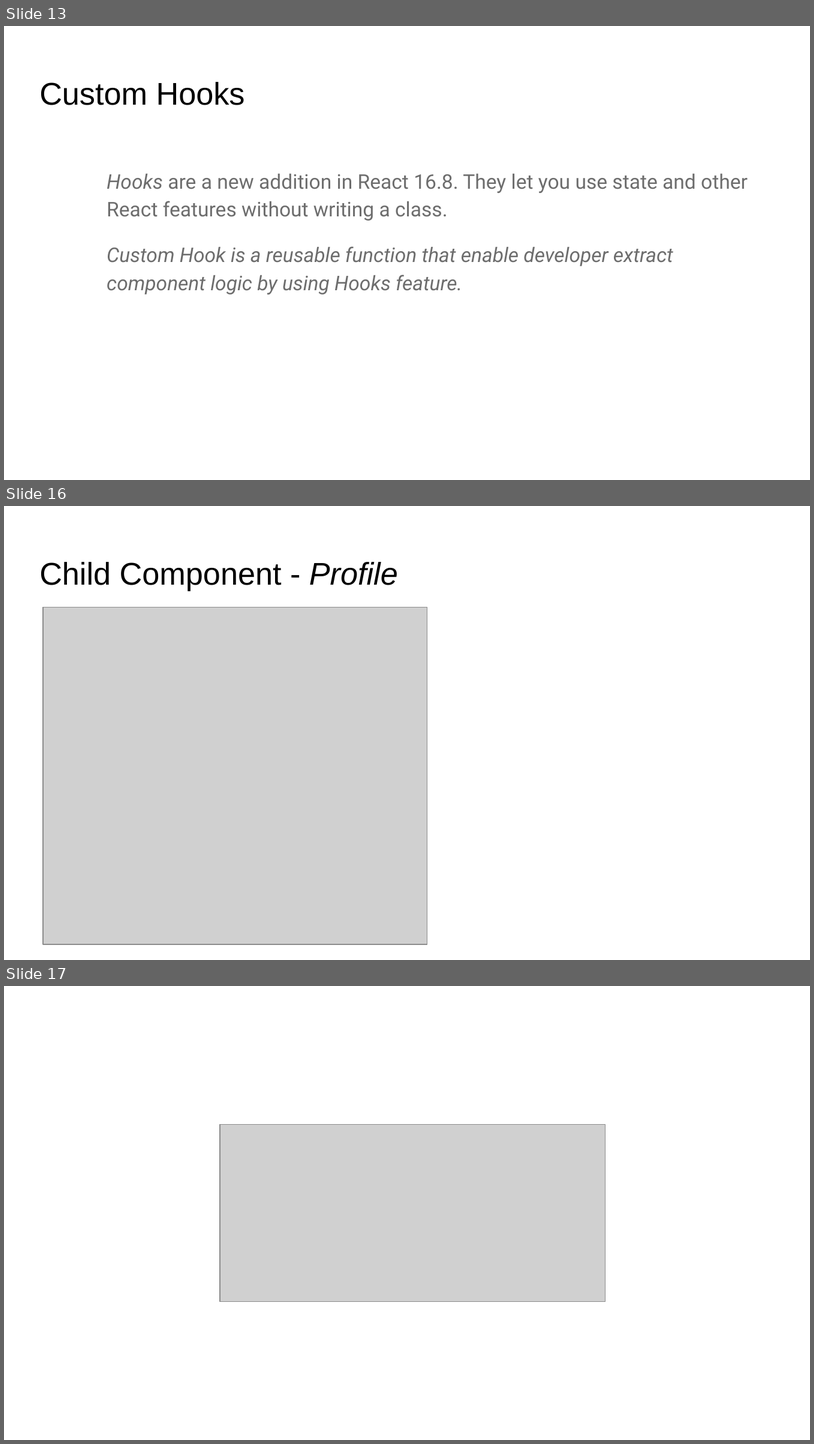
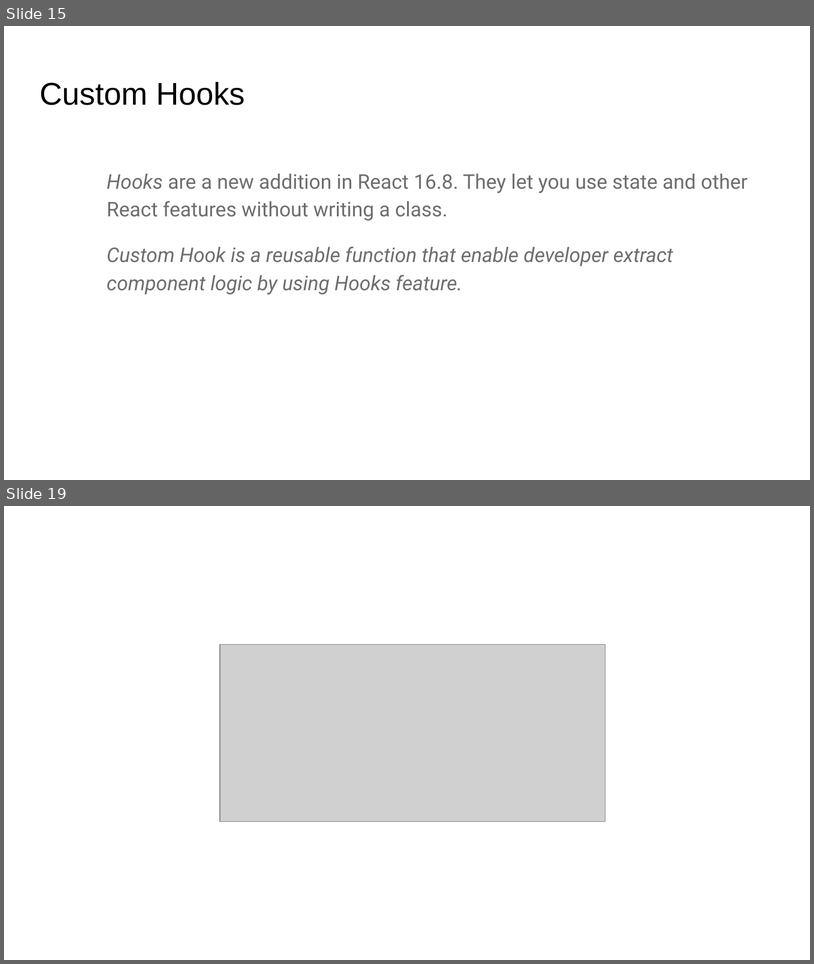
Before and after one commit to ridoansaleh/sharing-business-logic, a slide deck: docs/Sharing Common Logic Between Components.pptx. Shown one above the other, each under a label of ours: slides 13, 16 and 17 before the commit, slides 15 and 19 after it; the slides between them are not shown. The pictures are 814x1444 and 814x964 pixels, drawn with LibreOffice and Linux fonts; fonts in the diff are those of the drawing; grey boxes stand for pictures. Boxes give left, top, right and bottom in pixels: in the first picture for what was removed or moved away, otherwise in the second. Text is boxed around its words. In the diff, an @@ line names an element or a change of style, - is before the commit and + after.

Commit message:
update docs and add children props (#2)

```diff
--- a/docs/Sharing Common Logic Between Components.pptx
+++ b/docs/Sharing Common Logic Between Components.pptx
@@ slide 16 removed at [4, 506, 810, 960], background #FFFFFF @@
@@ title removed at [39, 562, 398, 591] @@
-Child Component - Profile
@@ picture removed at [43, 607, 428, 945] @@
@@ what was slide 13 is now slide 15 @@
@@ what was slide 17 is now slide 19 @@
```
Also in this commit, not shown: 7 slides changed, 6 slides added, 3 other slides removed, 7 other files.
